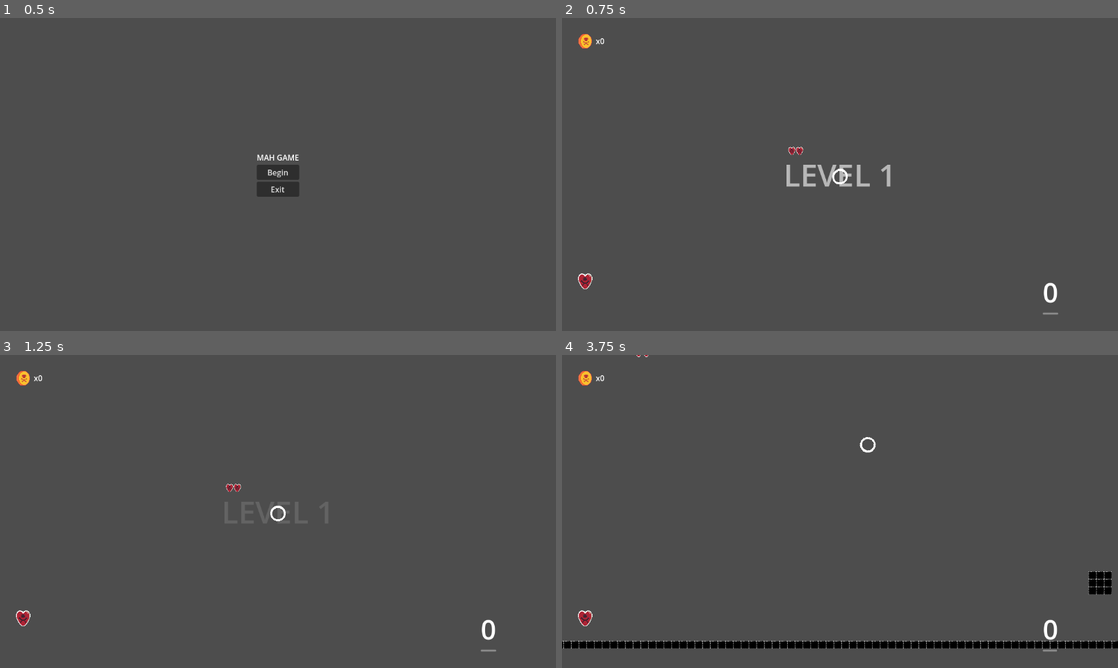
Above: before the commit, frames 1-4 (two rows, left to right).
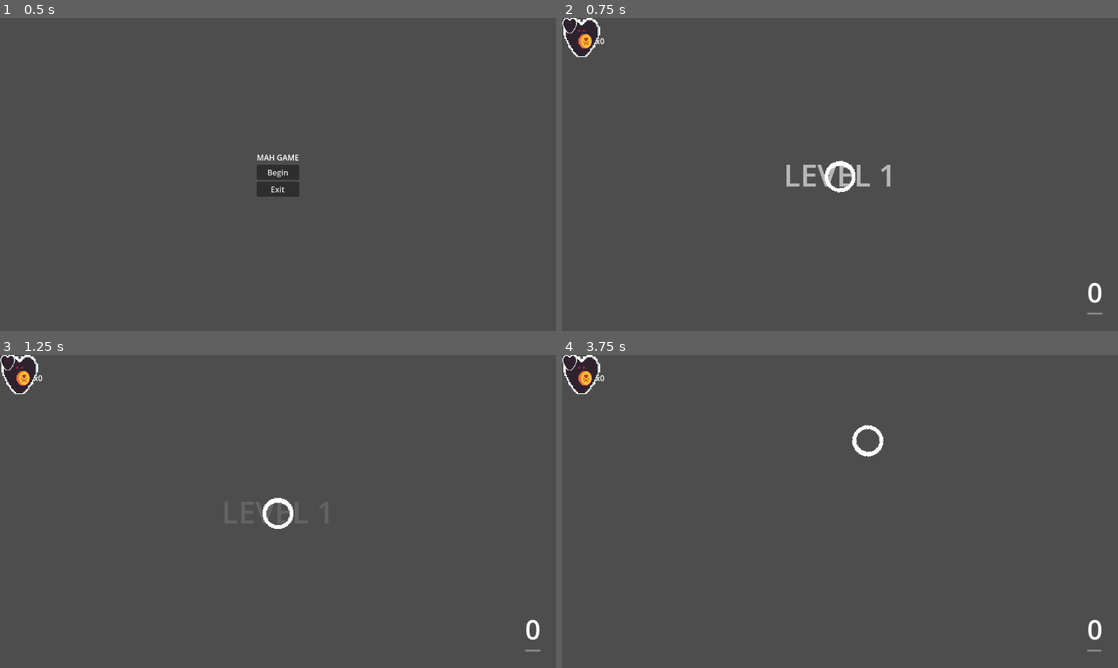
Above: after the commit, the same moments.

Repository: QuiescentTrip/Tavern-GameJam
Game: Godot game, scene res://Title.tscn
Two runs of this game, one before a commit and one after it. Both use one fixed random seed, a clock stepped at 60 frames per second and the inputs below. Sound files missing from this copy of the repository are replaced by a short silence.
Inputs (mouse positions are in pixels of both pictures, inside the frame that each line leads up to):
- Up to frame 1 (0.5 s): no input
- Up to frame 2 (0.75 s): click "Begin" at 0.5 s
- Up to frame 3 (1.25 s): no input
- Up to frame 4 (3.75 s): move the mouse to (962, 495) at 1.27 s; hold D (right) 1.28-2.03 s; click (962, 495) at 1.35 s; move the mouse to (728, 527) at 2.02 s; hold S (down) 2.03-2.78 s; right-click (728, 527) at 2.1 s; move the mouse to (895, 442) at 2.77 s; hold D (right) 2.78-3.53 s; click (895, 442) at 2.85 s; move the mouse to (812, 574) at 3.52 s; hold W (up) from 3.53 s (still down); right-click (812, 574) at 3.6 s

Frame 1 is identical in both runs. In frame 2, 1.2% of the frame differs, in the area x 0-98%, y 0-95%; in frame 3, 1.2%; in frame 4, 3.7%, in the area x 0-100%, y 0-95%.

Commit message:
aaa

Diff:
--- a/Godot/GUI/GUI.gd
+++ b/Godot/GUI/GUI.gd
@@ -42,6 +42,9 @@
 
 
 func _physics_process(_delta):
+	if GlobalVariables.paused:
+		leveltimer.stop()
+		return
 	progress_label.text = str(int(leveltimer.time_left))
 	if player != null:
 		bar.value = player.shield
--- a/Godot/GUI/GUI.tscn
+++ b/Godot/GUI/GUI.tscn
@@ -48,16 +48,16 @@
 
 [node name="HBoxContainer2" type="HBoxContainer" parent="MarginContainer/VBoxContainer"]
 layout_mode = 2
+size_flags_horizontal = 8
 size_flags_vertical = 8
 theme_override_constants/separation = 964
 
 [node name="Health_UI" parent="MarginContainer/VBoxContainer/HBoxContainer2" instance=ExtResource("3_yxki8")]
-layout_direction = 2
-layout_mode = 2
 
 [node name="VBoxContainer" type="VBoxContainer" parent="MarginContainer/VBoxContainer/HBoxContainer2"]
 layout_direction = 2
 layout_mode = 2
+size_flags_horizontal = 8
 
 [node name="ProgressLabel" type="Label" parent="MarginContainer/VBoxContainer/HBoxContainer2/VBoxContainer"]
 layout_mode = 2
--- a/Godot/GUI/Health_UI.gd
+++ b/Godot/GUI/Health_UI.gd
@@ -1,13 +1,15 @@
-extends Control
+extends CanvasLayer
 
-@onready var full_hearts = $Empty_hearts
-@onready var empty_hearts = $Full_hearts
+@onready var full_hearts = $Full_hearts
+@onready var empty_hearts = $Empty_hearts
 
 
 # Called when the node enters the scene tree for the first time.
 func _ready():
-	empty_hearts.size.x = 32 * GlobalVariables.max_hearts
-	full_hearts.size.x = 32 * GlobalVariables.hearts
+	full_hearts.hide()
+	print(GlobalVariables.max_hearts)
+	#empty_hearts.size.x = 32 * GlobalVariables.max_hearts
+	#full_hearts.size.x = 32 * GlobalVariables.hearts
 	GlobalSignals.update_heart.connect(_update_hearts)
 
 
--- a/Godot/GUI/Health_UI.tscn
+++ b/Godot/GUI/Health_UI.tscn
@@ -4,21 +4,29 @@
 [ext_resource type="Texture2D" uid="uid://do4nns8ey5j2e" path="res://sprites/Health_empty.png" id="2_wx20w"]
 [ext_resource type="Texture2D" uid="uid://cc58kgb2r4xrl" path="res://sprites/Health.png" id="3_qqjwg"]
 
-[node name="Health_UI" type="Control"]
-layout_mode = 3
-anchors_preset = 15
-anchor_right = 1.0
-anchor_bottom = 1.0
-grow_horizontal = 2
-grow_vertical = 2
+[node name="Health_UI" type="CanvasLayer"]
 script = ExtResource("1_gtcnk")
 
 [node name="Empty_hearts" type="TextureRect" parent="."]
 texture_filter = 1
+anchors_preset = 15
+anchor_right = 1.0
+anchor_bottom = 1.0
+offset_right = -1120.0
+offset_bottom = -616.0
+grow_horizontal = 2
+grow_vertical = 2
 texture = ExtResource("2_wx20w")
 stretch_mode = 1
 
 [node name="Full_hearts" type="TextureRect" parent="."]
 texture_filter = 1
+anchors_preset = 15
+anchor_right = 1.0
+anchor_bottom = 1.0
+offset_right = -1120.0
+offset_bottom = -616.0
+grow_horizontal = 2
+grow_vertical = 2
 texture = ExtResource("3_qqjwg")
 stretch_mode = 1
--- a/Godot/GUI/game_over.gd
+++ b/Godot/GUI/game_over.gd
@@ -2,6 +2,7 @@
 
 
 func _on_restart_pressed():
+	GlobalVariables.paused = false
 	get_tree().change_scene_to_file("res://World.tscn")
 
 
--- a/Godot/World.tscn
+++ b/Godot/World.tscn
@@ -29,6 +29,15 @@
 position = Vector2(1029, 1118)
 script = ExtResource("1_kwgfm")
 
+[node name="CanvasLayer" type="CanvasLayer" parent="."]
+
+[node name="Health_UI" parent="CanvasLayer" instance=ExtResource("8_rty4m")]
+offset_left = 79.0
+offset_top = 571.0
+offset_right = 79.0
+offset_bottom = 571.0
+scale = Vector2(2.53937, 2.53937)
+
 [node name="GUI" parent="." instance=ExtResource("2_xk73r")]
 
 [node name="enemy_manager" type="Node2D" parent="."]
@@ -50,7 +59,6 @@
 autoplay = true
 
 [node name="Camera2D" type="Camera2D" parent="."]
-zoom = Vector2(0.5, 0.5)
 
 [node name="TileMap" type="TileMap" parent="."]
 position = Vector2(153, -7)
@@ -67,6 +75,4 @@
 
 [node name="LevelTimer" type="Timer" parent="."]
 
-[node name="Health_UI" parent="." instance=ExtResource("8_rty4m")]
-
 [connection signal="timeout" from="enemy_manager/Timer" to="enemy_manager" method="_on_timer_timeout"]
